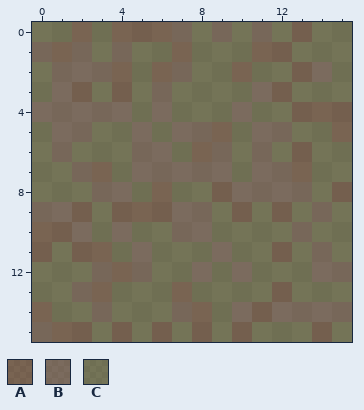
One commit to this pixel-art file: tiles_src/hell/ground02.aseprite. Above is the file before it was changed.
16x16 pixels, 1 frame.
Palette (. is transparent): A #54361cb2  B #58412cb2  C #4d4d23b2
Pixels before, first column x 0:
 0 CCACAAABCBCBCACC
 1 BABCBCCACCCAACCC
 2 CBBBACABCCACCABC
 3 CBACACBCCCCBACCC
 4 BBBBBCBCCCBCCAAA
 5 CBBCCBCBBACBBCCA
 6 CBCCCBBCABCBCACC
 7 CCBACBBBBBCBBACC
 8 CCCBBCACCABBBBCA
 9 BBACAAABBCACACBC
10 AABCBCCBBCCCCBCC
11 ACAACBCCCBCCACBC
12 CCCBABCCBCBCCCBB
13 CCBACCCACCCCACCC
14 ACCBCCCBACBABBBB
15 BAACACACACACCCAC
After:
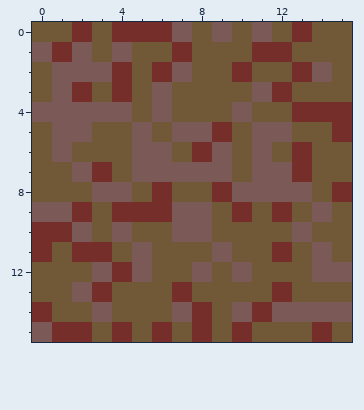
From old to new:
colour A: #54361cb2 -> #762e2a
colour B: #58412cb2 -> #7b5957
colour C: #4d4d23b2 -> #715938
